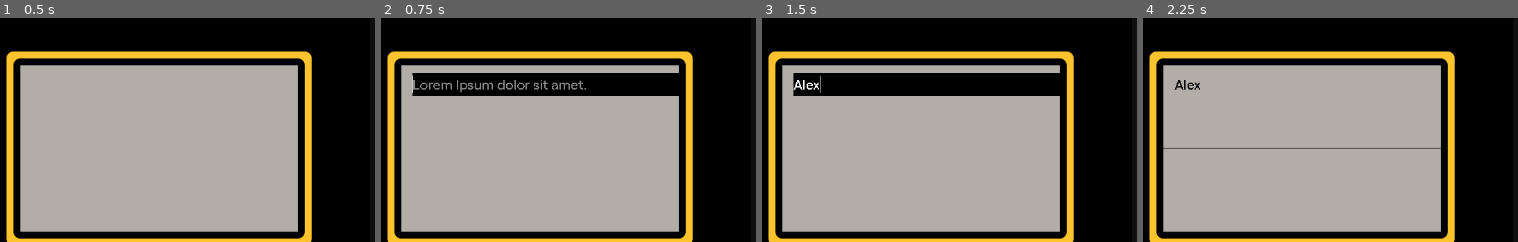
Above: before the commit, frames 1-4 (left to right).
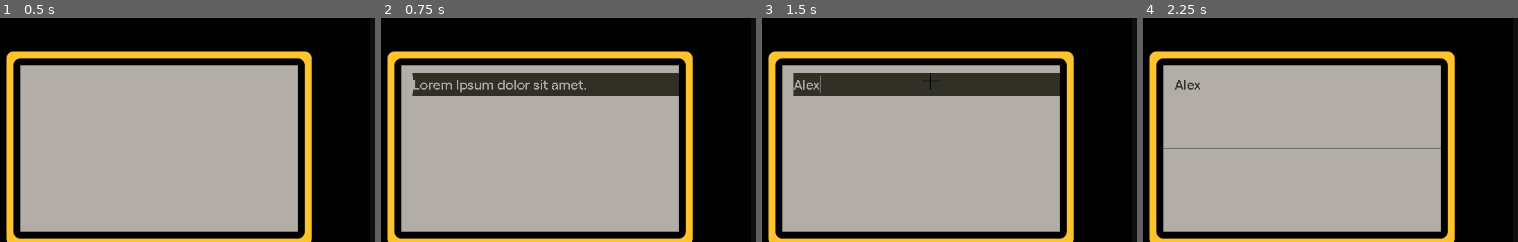
Above: after the commit, the same moments.

Repository: albozes/pd-planner
Game: Godot game, scene res://scenes/main.tscn
Same seed, same stepped clock (60 frames per second), same inputs: the game is played once before the commit and once after it.
Inputs (mouse positions are % of the whole screen's width and height, from its top left):
- Up to frame 1 (0.5 s): no input
- Up to frame 2 (0.75 s): click "+ Text" at 0.5 s
- Up to frame 3 (1.5 s): click (23, 36) at 1.27 s; type "Alex" at 1.35 s
- Up to frame 4 (2.25 s): click "+ Line" at 2 s
The pictures show only the part of the screen within x 0-50%, y 21-71%; the shares and areas given below are measured in that part.

Frame 1 is identical in both runs. In frame 2, 7.3% of the frame differs, in the area x 8-80%, y 24-35%; in frame 3, 7.2%; in frame 4, 0.1%.

Commit message:
bug fix: sprites added to correct layer on screen

Diff:
--- a/scenes/screen.gd
+++ b/scenes/screen.gd
@@ -24,7 +24,7 @@
 
 		# Add the sprite to the scene
 		add_child(newSprite)
-		move_child(newSprite,get_child_count() - 2)
+		move_child(newSprite,get_child_count() - 4)
 		newSprite.add_to_group("sprites")
 		newSprite.position = pos
 
@@ -45,7 +45,7 @@
 	newLine.default_color = Color("BLACK")
 	newLine.ID = id
 	add_child(newLine)
-	move_child(newLine,get_child_count() - 2)
+	move_child(newLine,get_child_count() - 4)
 
 func moveLine(id,startPoint,endPoint):
 	for c in get_tree().get_nodes_in_group("lines"):
@@ -63,7 +63,7 @@
 	newText.set_Text(input)
 	newText.set_Pos(pos)
 	newText.ID = id
-	move_child(newText,get_child_count() - 2)
+	move_child(newText,get_child_count() - 4)
 	newText.enterTextEdit()
 
 func delete(id):
--- a/scenes/screen.tscn
+++ b/scenes/screen.tscn
@@ -32,6 +32,7 @@
 grow_vertical = 2
 
 [node name="DarkBG" type="ColorRect" parent="LightBG"]
+visible = false
 layout_mode = 1
 anchors_preset = 15
 anchor_right = 1.0
@@ -65,10 +66,12 @@
 
 [node name="ThreeGrid" type="Control" parent="." groups=["grids"]]
 visible = false
-layout_mode = 3
-anchors_preset = 0
-offset_right = 40.0
-offset_bottom = 40.0
+layout_mode = 1
+anchors_preset = 15
+anchor_right = 1.0
+anchor_bottom = 1.0
+grow_horizontal = 2
+grow_vertical = 2
 
 [node name="Line2D" type="Line2D" parent="ThreeGrid"]
 points = PackedVector2Array(133.3, 2.08165e-12, 133.3, 240)
@@ -92,10 +95,12 @@
 
 [node name="FourGrid" type="Control" parent="." groups=["grids"]]
 visible = false
-layout_mode = 3
-anchors_preset = 0
-offset_right = 40.0
-offset_bottom = 40.0
+layout_mode = 1
+anchors_preset = 15
+anchor_right = 1.0
+anchor_bottom = 1.0
+grow_horizontal = 2
+grow_vertical = 2
 
 [node name="Line2D" type="Line2D" parent="FourGrid"]
 points = PackedVector2Array(100, 2.08165e-12, 100, 240)
Not shown, added: .DS_Store
